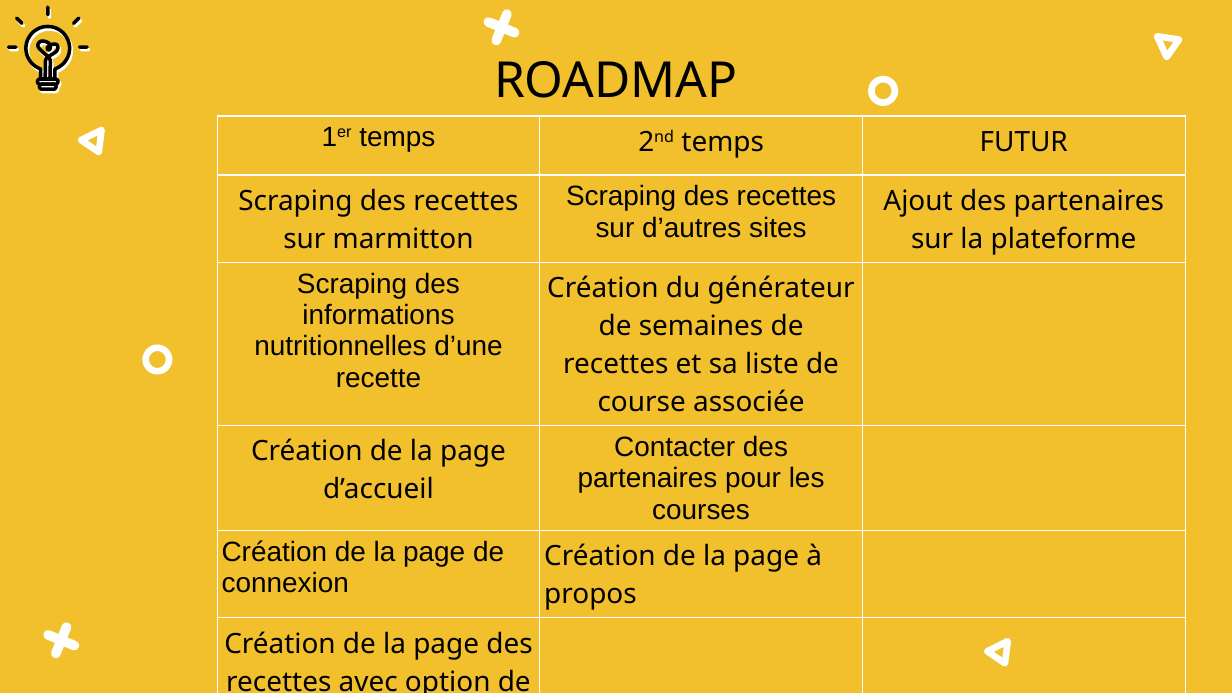
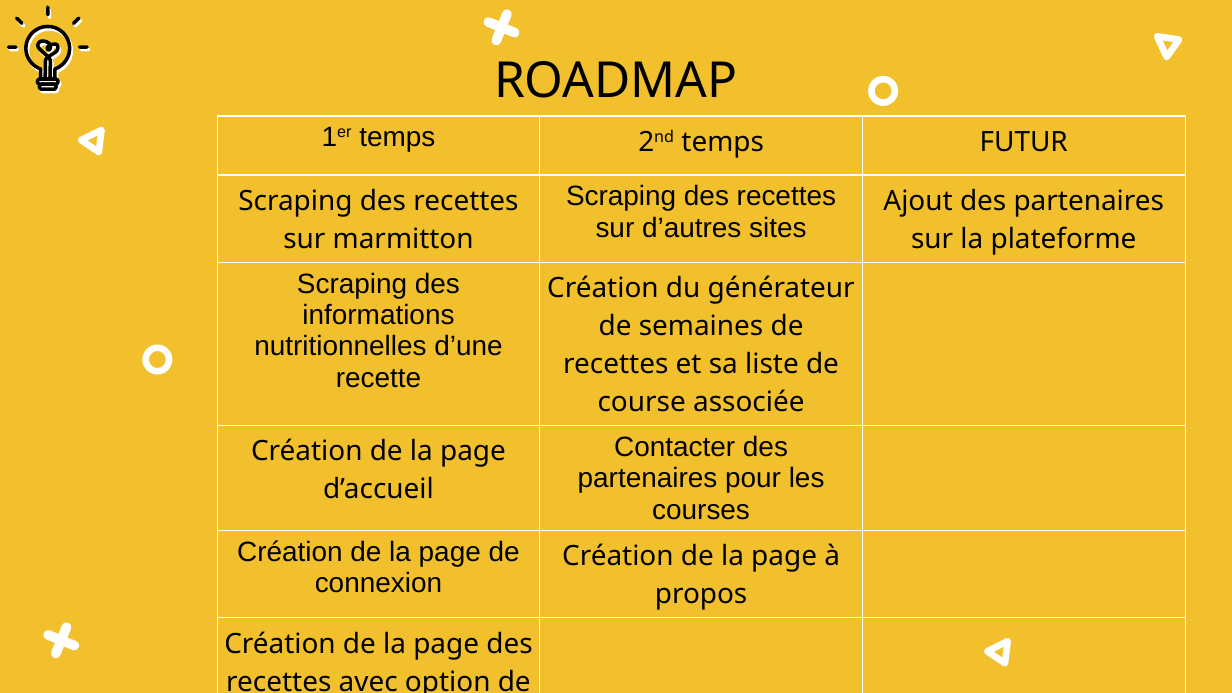
Before and after one commit to leapauc/FlavorFit, a slide deck: slide 11 of Projet_FlavorFIT.odp. Drawn at 1232x693 pixels with LibreOffice and Linux fonts; fonts in the diff are those of the drawing. Boxes give left, top, right and bottom in pixels: in the first picture for what was removed or moved away, otherwise in the second. Text is boxed around its words. In the diff, an @@ line names an element or a change of style, - is before the commit and + after.

```diff
--- a/Projet_FlavorFIT.odp
+++ b/Projet_FlavorFIT.odp
@@ table at [217, 116, 1186, 693] @@
@@ alignment left to centre @@
```
Also in this commit, not shown: 1 other slide changed, 1 other file.
